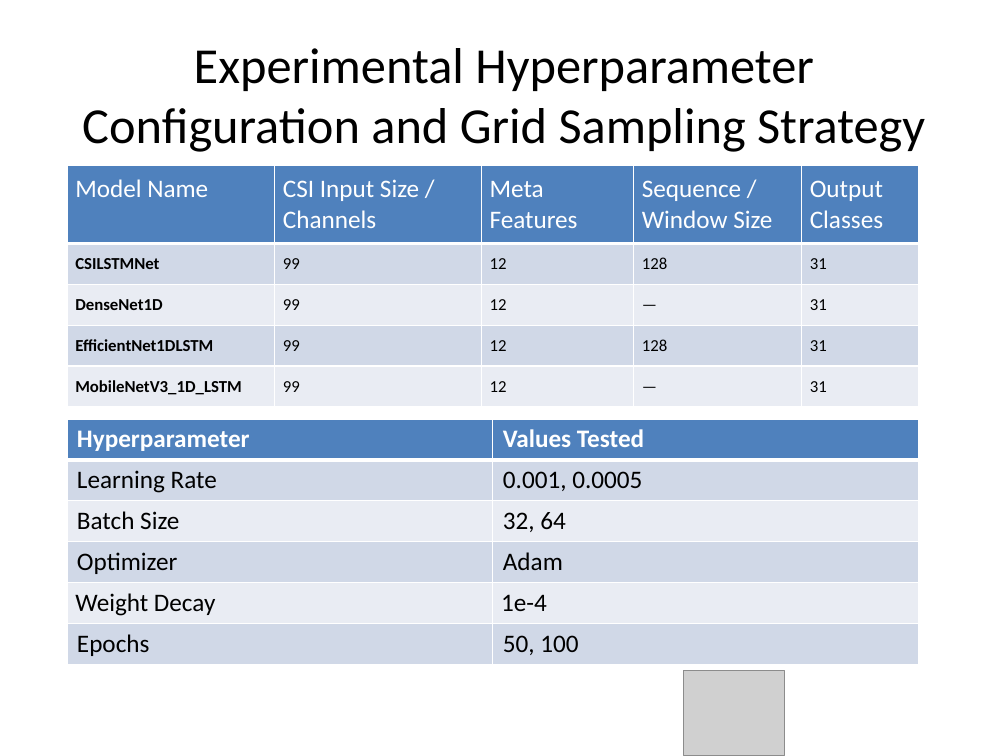
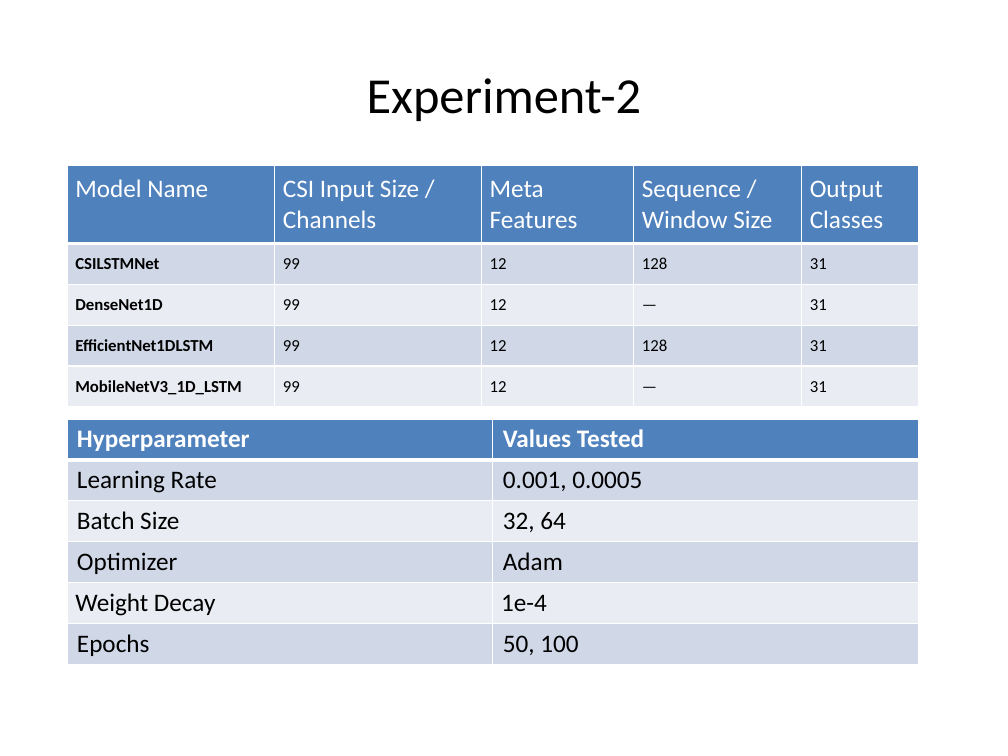
Before and after one commit to mohena-com/wifi_project-phase-2, a slide deck: slide 32 of docs/MTECH AAI COHORT-1_Human_ID_HAR_Dissertation_Project– Presentation_Phase_2__Eval_3_V1.0.pptx (slide 31 before the commit). Drawn at 1008x756 pixels with LibreOffice and Linux fonts; fonts in the diff are those of the drawing; grey boxes stand for pictures. Boxes give left, top, right and bottom in pixels: in the first picture for what was removed or moved away, otherwise in the second. Text is boxed around its words. In the diff, an @@ line names an element or a change of style, - is before the commit and + after.

```diff
--- a/docs/MTECH AAI COHORT-1_Human_ID_HAR_Dissertation_Project– Presentation_Phase_2__Eval_3_V1.0.pptx
+++ b/docs/MTECH AAI COHORT-1_Human_ID_HAR_Dissertation_Project– Presentation_Phase_2__Eval_3_V1.0.pptx
@@ title at box(367, 78, 642, 121): text changed @@
-Experimental Hyperparameter Configuration and Grid Sampling Strategy
+Experiment-2
@@ picture removed at box(683, 671, 784, 756) @@
```
Also in this commit, not shown: 3 other slides changed, 5 slides added, 1 other file.
